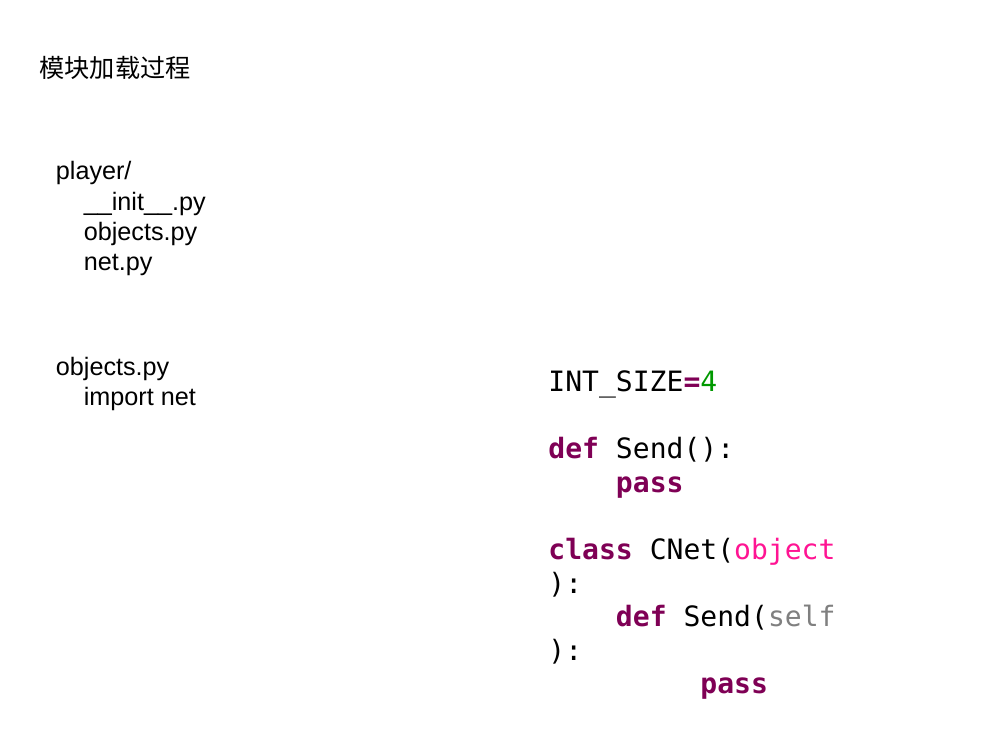
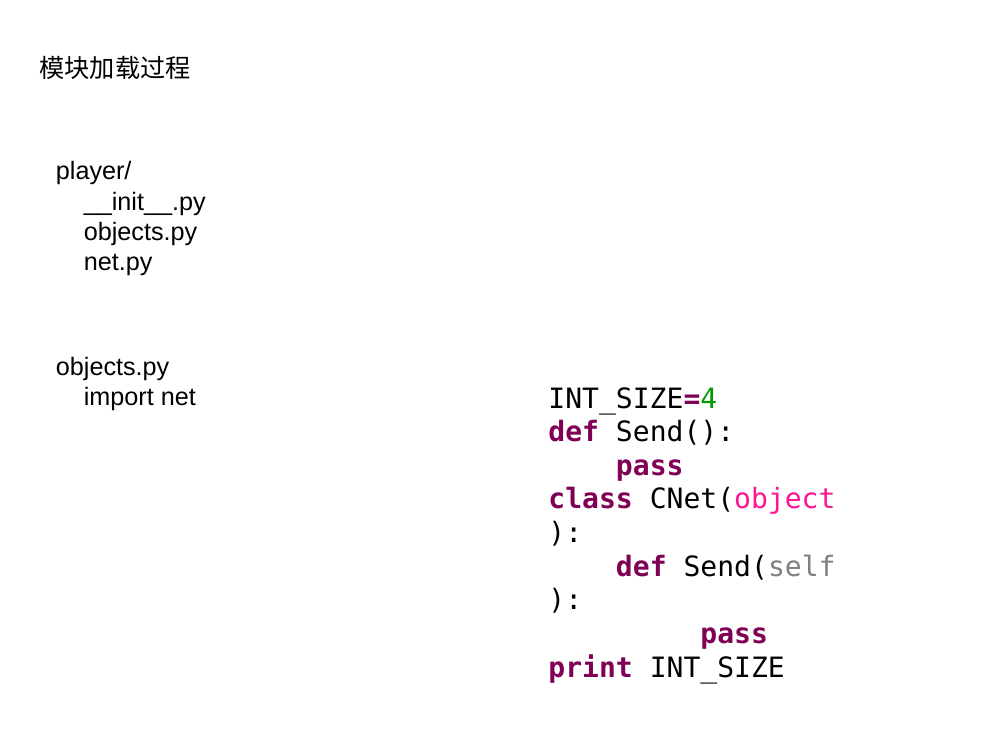
Before and after one commit to menfeng/studynote, a slide deck: slide 4 of python/source code/import/import.pptx. Drawn at 1008x756 pixels with LibreOffice and Linux fonts; fonts in the diff are those of the drawing. Boxes give left, top, right and bottom in pixels: in the first picture for what was removed or moved away, otherwise in the second. Text is boxed around its words. In the diff, an @@ line names an element or a change of style, - is before the commit and + after.

Commit message:
ppt

```diff
--- a/python/source code/import/import.pptx
+++ b/python/source code/import/import.pptx
@@ text "INT_SIZE=4": place and size @@
-text "INT_SIZE=4" at (548,370,836,699)
+text "INT_SIZE=4" at (548,387,836,683)
@@ text at (548,654,785,683): paragraph added @@
+print INT_SIZE
```
Also in this commit, not shown: 1 other slide changed, 8 slides added, 1 slide removed, 2 other files.
